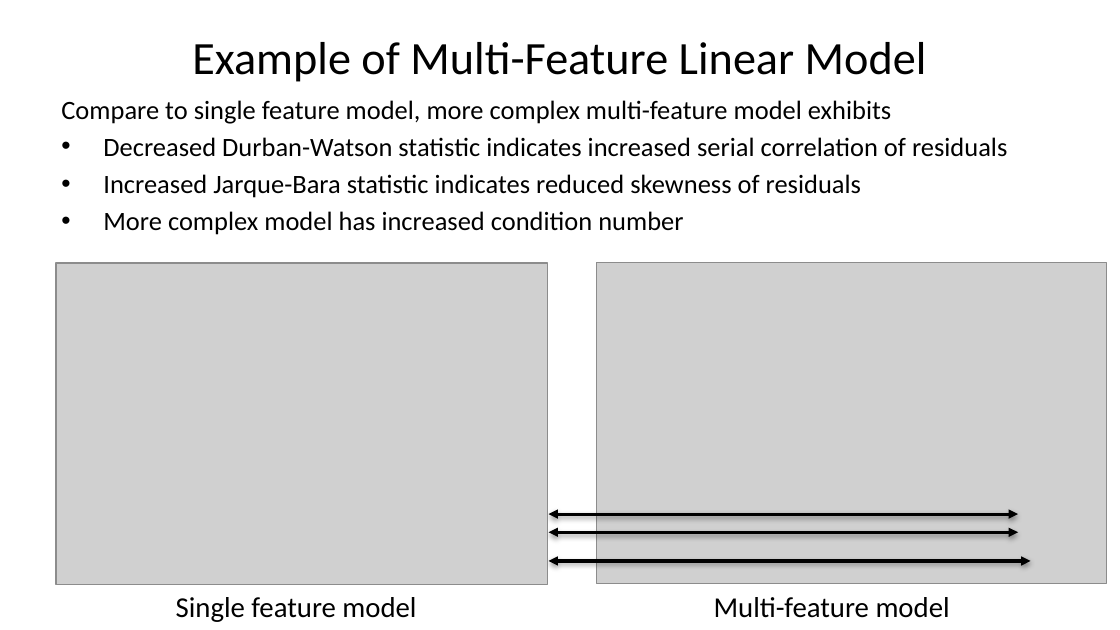
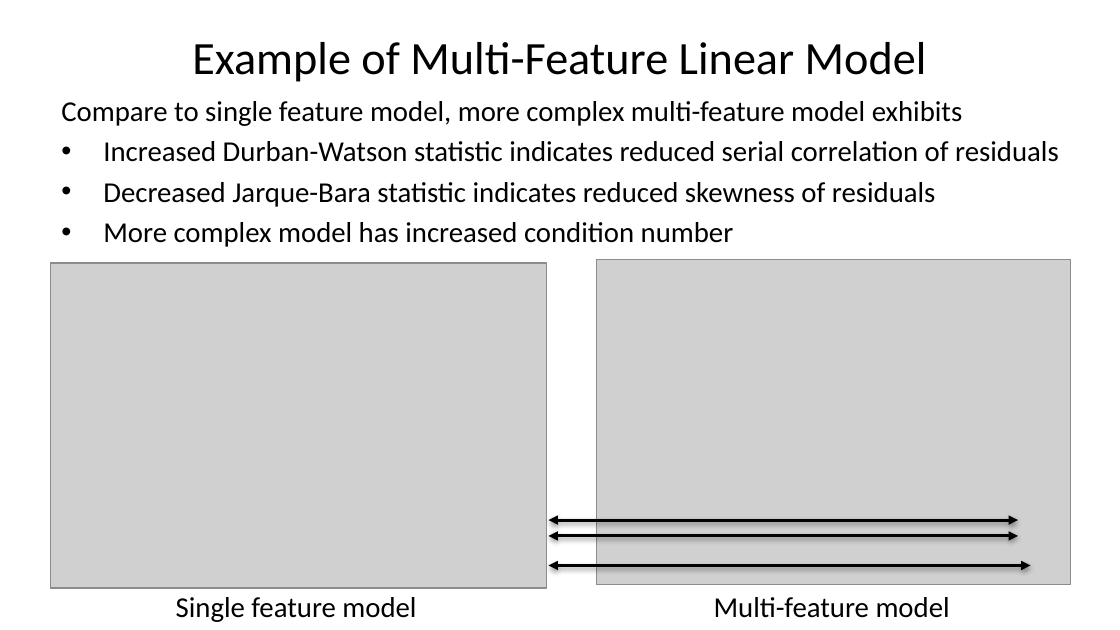
Before and after one commit to StephenElston/CSCI-E-83, a slide deck: slide 53 of LectureSlides/08_IntroductionToLinearModels.pptx. Drawn at 1120x630 pixels with LibreOffice and Linux fonts; fonts in the diff are those of the drawing; grey boxes stand for pictures. Boxes give left, top, right and bottom in pixels: in the first picture for what was removed or moved away, otherwise in the second. Text is boxed around its words. In the diff, an @@ line names an element or a change of style, - is before the commit and + after.

Commit message:
Improved examples in slide deck

```diff
--- a/LectureSlides/08_IntroductionToLinearModels.pptx
+++ b/LectureSlides/08_IntroductionToLinearModels.pptx
@@ text at bbox=[61, 101, 963, 247]: size 17 to 18.5 pt in "Compare to single feature model, more complex ...", "More complex model has increased condition number" @@
@@ text at bbox=[103, 141, 1059, 207]: text changed; size 17 to 18.5 pt @@
-• Decreased Durban-Watson statistic indicates increased serial correlation of residuals
-• Increased Jarque-Bara statistic indicates reduced skewness of residuals
+• Increased Durban-Watson statistic indicates reduced serial correlation of residuals
+• Decreased Jarque-Bara statistic indicates reduced skewness of residuals
@@ picture: place and size @@
-picture at bbox=[56, 263, 548, 585]
+picture at bbox=[50, 263, 547, 588]
@@ picture: place and size @@
-picture at bbox=[596, 263, 1107, 584]
+picture at bbox=[596, 260, 1071, 585]
@@ 3 double arrows: place and size @@
-3 double arrows at bbox=[549, 514, 1030, 561]
+3 double arrows at bbox=[549, 520, 1030, 566]
```
Also in this commit, not shown: 13 other slides changed, 1 slide added, 1 slide removed.
